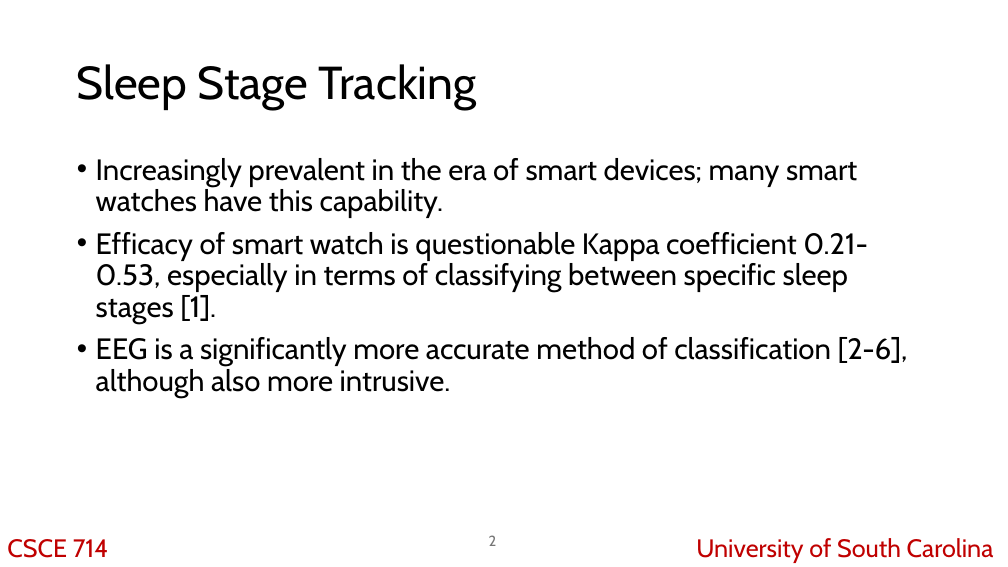
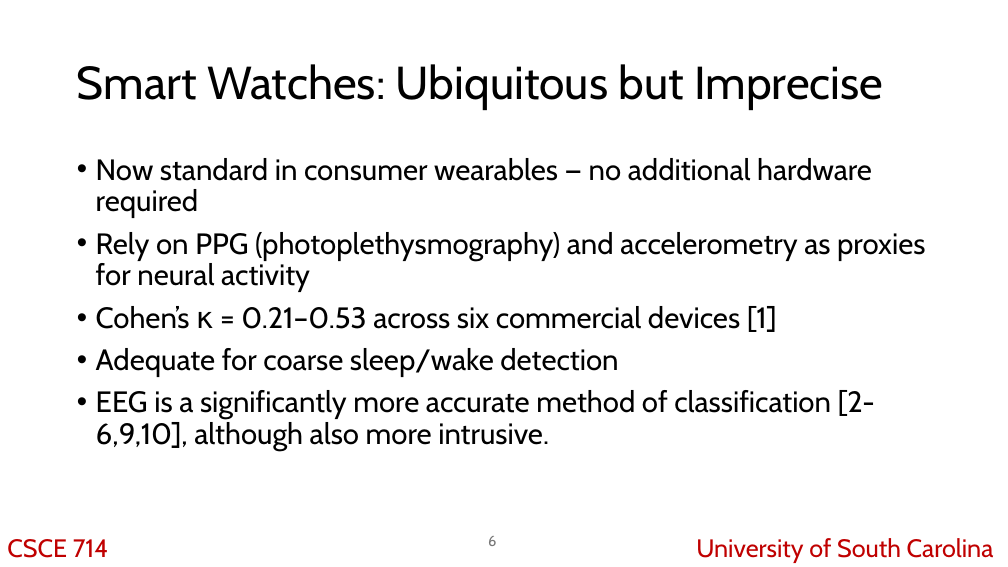
Before and after one commit to KubaJerz/sleep-stage-classifier, a slide deck: slide 6 of CSCE 714 Midterm Presentation.odp (slide 2 before the commit). Drawn at 1008x567 pixels with LibreOffice and Linux fonts; fonts in the diff are those of the drawing. Boxes give left, top, right and bottom in pixels: in the first picture for what was removed or moved away, otherwise in the second. Text is boxed around its words. In the diff, an @@ line names an element or a change of style, - is before the commit and + after.

```diff
--- a/CSCE 714 Midterm Presentation.odp
+++ b/CSCE 714 Midterm Presentation.odp
@@ title at <box>77,64,883,110</box>: text changed @@
-Sleep Stage Tracking
+Smart Watches: Ubiquitous but Imprecise
@@ text at <box>96,158,925,451</box>: text changed @@
-• Increasingly prevalent in the era of smart devices; many smart watches have this capability.
-• Efficacy of smart watch is questionable Kappa coefficient 0.21-0.53, especially in terms of classifying between specific sleep stages [1].
-• EEG is a significantly more accurate method of classification [2-6], although also more intrusive.
+• Now standard in consumer wearables — no additional hardware required
+• Rely on PPG (photoplethysmography) and accelerometry as proxies for neural activity
+• Cohen’s κ = 0.21–0.53 across six commercial devices [1]
+• Adequate for coarse sleep/wake detection
+• EEG is a significantly more accurate method of classification [2-6,9,10], although also more intrusive.
@@ page number at <box>488,536,496,546</box>: text changed @@
-2
+6
```
Also in this commit, not shown: 7 other slides changed, 7 slides added, 1 slide removed, 5 other files.
